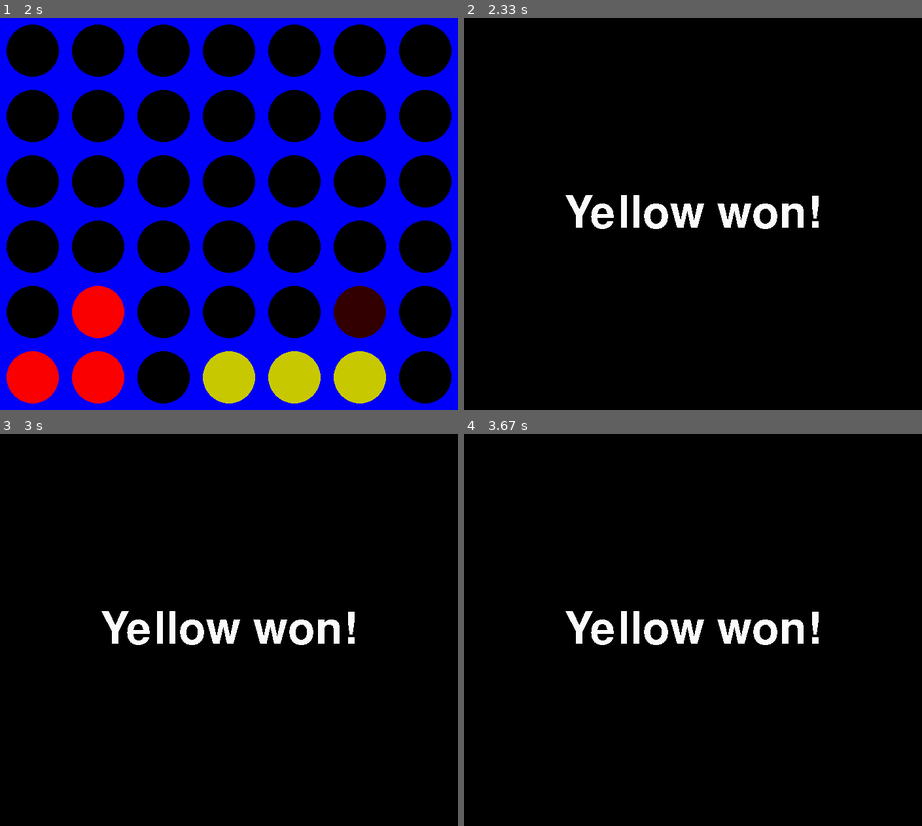
Above: before the commit, frames 1-4 (two rows, left to right).
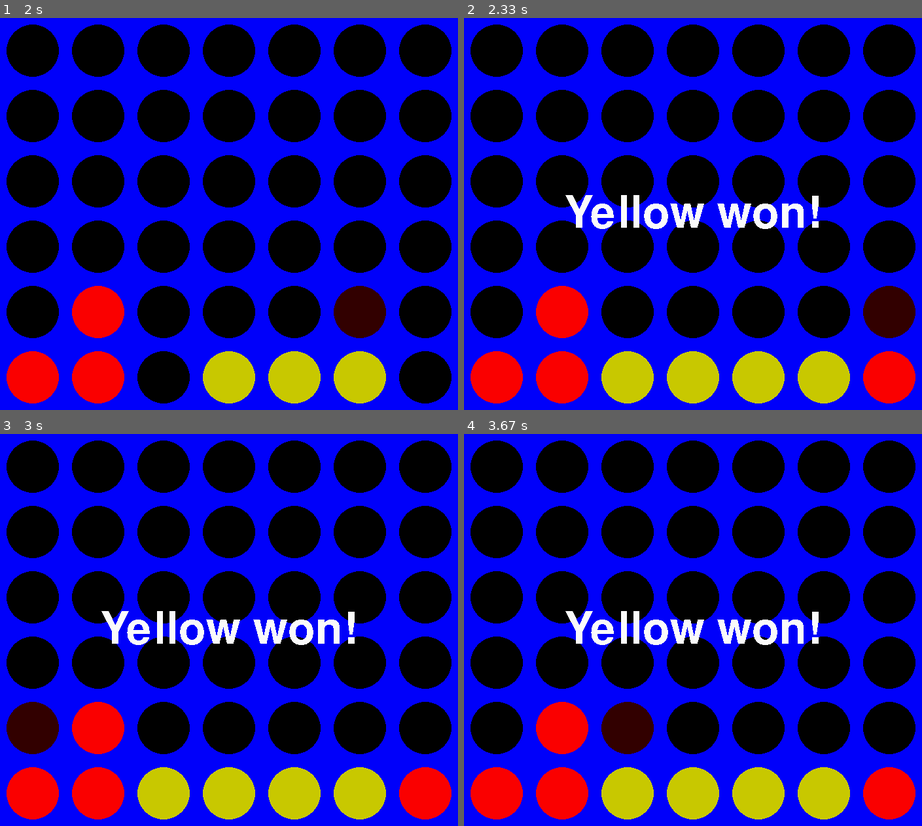
Above: after the commit, the same moments.

Repository: AtticusFinch2/Personal-stuff
Game: pygame game, started from ConnectFour/c4game.py
Same seed, same stepped clock (60 frames per second), same inputs: the game is played once before the commit and once after it.
Inputs (mouse positions are in pixels of both pictures, inside the frame that each line leads up to):
- Up to frame 1 (2 s): tap Space at 0.33, 0.73, 1.03 s; move the mouse to (87, 155) at 0.7 s; click (206, 315) at 1.22 s; click (403, 362) at 1.55 s; click (348, 178) at 1.88 s
- Up to frame 2 (2.33 s): tap Space at 2.23 s; click (857, 182) at 2.25 s
- Up to frame 3 (3 s): press the mouse at (348, 594) at 2.53 s; move the mouse to (233, 645) at 2.63 s; release the mouse at (119, 700) at 2.77 s; click (54, 739) at 2.88 s
- Up to frame 4 (3.67 s): click (729, 728) at 3.22 s; click (651, 669) at 3.55 s

Frame 1 is identical in both runs. In frame 2, 59% of the frame differs, in the area x 0-100%, y 0-100%; in frame 3, 59%; in frame 4, 59%.

Commit message:
c4 looking clean

Diff:
--- a/ConnectFour/c4game.py
+++ b/ConnectFour/c4game.py
@@ -77,7 +77,7 @@
         drawWinner(model)
         # flip() the display to put your work on screen
         pygame.display.flip()
-        if ticker >= 5 and model.player == 2: #increase to slow it down
+        if ticker >= 5 and model.player == 2:  # increase to slow it down
             ai_handler(model)
             ticker = 0
         else:
@@ -122,7 +122,7 @@
     1: pygame.Color(250, 0, 0),
     2: pygame.Color(200, 200, 0),
     3: pygame.Color(50, 0, 0),
-    4: pygame.Color(50,50,0)
+    4: pygame.Color(50, 50, 0),
 }
 
 
@@ -138,7 +138,7 @@
     move = c4logic.placeMoveFast(model.board, model.hoverSq[0])
     pygame.draw.circle(
         model.screen,
-        cfv[model.player+2],
+        cfv[model.player + 2],
         (
             (boxW * move[0] + (boxW / 2)),
             (boxW * move[1] + (boxW / 2)),
@@ -147,16 +147,16 @@
     )
 
 
-cfw = {1:"Red", 2:"Yellow"}  # color from winner
+cfw = {1: "Red", 2: "Yellow"}  # color from winner
+
+
 def drawWinner(model):
     winner = c4logic.wins(model.board)
     if winner > 0:
-        print(model.board)
+        # print(model.board)
         topLeft = (0, 0)
-        theCell = pygame.Rect(
-            topLeft, (model.screen.get_width(), model.screen.get_height())
-        )
-        pygame.draw.rect(model.screen, pygame.Color(0, 0, 0), theCell)
+        # theCell = pygame.Rect(topLeft, (model.screen.get_width(), model.screen.get_height()))
+        # pygame.draw.rect(model.screen, pygame.Color(0, 0, 0), theCell)
         text = fontsmall.render(
             f"{cfw[winner]} won!", False, pygame.Color(250, 250, 250)
         )
@@ -172,7 +172,9 @@
         model.board = move[2]
         end_time = time.time()
         model.taken = end_time - start_time
-        print(f"Ai's Move: Column moved = {move[1]}, Loss: {move[0]}, Time taken on this move:{model.taken}")
+        print(
+            f"Ai's Move: Column moved = {move[1]}, Loss: {move[0]}, Time taken on this move:{model.taken}"
+        )
         model.player = flip(model.player)
 
 
--- a/ConnectFour/c4logic.py
+++ b/ConnectFour/c4logic.py
@@ -3,14 +3,19 @@
 
 # we store a board as 7x6 numPy array and
 ex_board = np.array([[0, 0, 0, 1, 2, 1] for _ in range(6)])
-ex_board_empty = np.array([[0,0,0,0,0,0] for _ in range(6)])
-board_ex = np.array([[0, 0, 0, 0, 0, 0],
-                     [0, 0, 0, 0, 0, 2],
-                     [0, 0, 0, 0, 2, 2],
-                     [0, 0, 0, 0, 2, 1],
-                     [0, 0, 0, 0, 0, 1],
-                     [0, 0, 0, 0, 1, 2],
-                     [0, 0, 0, 1, 1, 1]])
+ex_board_empty = np.array([[0, 0, 0, 0, 0, 0] for _ in range(6)])
+board_ex = np.array(
+    [
+        [0, 0, 0, 0, 0, 0],
+        [0, 0, 0, 0, 0, 2],
+        [0, 0, 0, 0, 2, 2],
+        [0, 0, 0, 0, 2, 1],
+        [0, 0, 0, 0, 0, 1],
+        [0, 0, 0, 0, 1, 2],
+        [0, 0, 0, 1, 1, 1],
+    ]
+)
+
 
 def placeMove(board, colPlaced, player):
     if board[colPlaced][0] != 0:
@@ -23,6 +28,8 @@
         if i == board.shape[1] - 1:
             new_board[colPlaced][i] = player
     return new_board
+
+
 def placeMoveNonCopy(board, colPlaced, player):
     if board[colPlaced][0] != 0:
         return board
@@ -133,48 +140,62 @@
             return True
     return False
 
-switch = {1:2, 2:1, 0:0}
-
-
+
+switch = {1: 2, 2: 1, 0: 0}
 
 
 def static_value(board, player):
     ans = 0
     for col in range(board.shape[0]):  # check cols
-        for row in range(board.shape[1]-3):
-            a = [board[col, row], board[col, row + 1], board[col, row + 2], board[col, row + 3]]
-            p1 = a.count(player)
-            p2 = a.count(switch[player])
-            #ans += (-1*(p2>0 and p1==0)*(p2**6))
-            if p2>0 and p1==0: #if enemy row detected
-                ans -= p2**6
-            elif p2>0:
-                ans = ans
-            else:
-                ans += p1**6
-
-    for col in range(board.shape[0]-3):  # rows
+        for row in range(board.shape[1] - 3):
+            a = [
+                board[col, row],
+                board[col, row + 1],
+                board[col, row + 2],
+                board[col, row + 3],
+            ]
+            p1 = a.count(player)
+            p2 = a.count(switch[player])
+            # ans += (-1*(p2>0 and p1==0)*(p2**6))
+            if p2 > 0 and p1 == 0:  # if enemy row detected
+                ans -= p2**6
+            elif p2 > 0:
+                ans = ans
+            else:
+                ans += p1**6
+
+    for col in range(board.shape[0] - 3):  # rows
         for row in range(board.shape[1]):
-            a = [board[col, row], board[col + 1, row], board[col + 2, row], board[col + 3, row]]
-            p1 = a.count(player)
-            p2 = a.count(switch[player])
-            #ans += (-1 * (p2 > 0 and p1 == 0) * (p2 ** 6)) + ((not p2 > 0 and not p1 == 0) * (p1 ** 6))
-            if p2>0 and p1==0: #if enemy row detected
-                ans -= p2**6
-            elif p2>0:
+            a = [
+                board[col, row],
+                board[col + 1, row],
+                board[col + 2, row],
+                board[col + 3, row],
+            ]
+            p1 = a.count(player)
+            p2 = a.count(switch[player])
+            # ans += (-1 * (p2 > 0 and p1 == 0) * (p2 ** 6)) + ((not p2 > 0 and not p1 == 0) * (p1 ** 6))
+            if p2 > 0 and p1 == 0:  # if enemy row detected
+                ans -= p2**6
+            elif p2 > 0:
                 ans = ans
             else:
                 ans += p1**6
 
     for col in range(board.shape[0] - 3):  # diagonals (from top-left to bottom-right)
         for row in range(board.shape[1] - 3):
-            a = [board[col, row], board[col + 1, row + 1], board[col + 2, row + 2], board[col + 3, row + 3]]
-            p1 = a.count(player)
-            p2 = a.count(switch[player])
-            #ans += (-1 * (p2 > 0 and p1 == 0) * (p2 ** 6))
-            if p2>0 and p1==0: #if enemy row detected
-                ans -= p2**6
-            elif p2>0:
+            a = [
+                board[col, row],
+                board[col + 1, row + 1],
+                board[col + 2, row + 2],
+                board[col + 3, row + 3],
+            ]
+            p1 = a.count(player)
+            p2 = a.count(switch[player])
+            # ans += (-1 * (p2 > 0 and p1 == 0) * (p2 ** 6))
+            if p2 > 0 and p1 == 0:  # if enemy row detected
+                ans -= p2**6
+            elif p2 > 0:
                 ans = ans
             else:
                 ans += p1**6
@@ -182,19 +203,23 @@
         board.shape[0] - 3
     ):  # diagonals pt.2 electric boogaloo (from top-right to bottom-left)
         for row in range(3, board.shape[1]):
-            a = [board[col, row], board[col + 1, row - 1], board[col + 2, row - 2], board[col + 3, row - 3]]
-            p1 = a.count(player)
-            p2 = a.count(switch[player])
-            #ans += (-1 * (p2 > 0 and p1 == 0) * (p2 ** 6))
-            if p2>0 and p1==0: #if enemy row detected
-                ans -= p2**6
-            elif p2>0:
+            a = [
+                board[col, row],
+                board[col + 1, row - 1],
+                board[col + 2, row - 2],
+                board[col + 3, row - 3],
+            ]
+            p1 = a.count(player)
+            p2 = a.count(switch[player])
+            # ans += (-1 * (p2 > 0 and p1 == 0) * (p2 ** 6))
+            if p2 > 0 and p1 == 0:  # if enemy row detected
+                ans -= p2**6
+            elif p2 > 0:
                 ans = ans
             else:
                 ans += p1**6
 
     return ans
-
 
 
 MAX_INT = 2**30
@@ -206,46 +231,57 @@
     else:
         return 2
 
-adjust = {1:1, 2:-1, 0:0}
+
+adjust = {1: 1, 2: -1, 0: 0}
+WinnerInt = 1000000
+
+
 def minimax(node, depth, player):
     if depth == 0:
-        return static_value(node, player) #* adjust[player]
+        return static_value(node, player)  # * adjust[player]
     winner = wins(node)
     if winner != 0:
-        return MAX_INT * adjust[winner]
+        return WinnerInt * adjust[winner]
     value = MAX_INT * -1 * adjust[player]
-    children = [np.array(placeMove(node, col, player)) for col in range(node.shape[0]) if node[col][0] == 0]
+    children = [
+        np.array(placeMove(node, col, player))
+        for col in range(node.shape[0])
+        if node[col][0] == 0
+    ]
     for child in children:
         x = minimax(child, depth - 1, switch[player])
         value = min(value, x) if player == 2 else max(value, x)
-    return value #* adjust[player]
-
+    return value  # * adjust[player]
 
 
 def sortFirst(triple):
     return triple[0]
 
 
-def best_move(board, player, depth): #returns value of each move
+def best_move(board, player, depth):  # returns value of each move
     moves = []
     for move in range(7):
         placement = placeMoveFast(board, move)
         new_board = copy.deepcopy(board)
         new_board[placement[0]][placement[1]] = player
         if board[move][0] == 0:
-            moves.append((minimax(new_board,depth-1,switch[player]), move, new_board))
+            moves.append(
+                (minimax(new_board, depth - 1, switch[player]), move, new_board)
+            )
     moves.sort(key=sortFirst)
     return moves[0]
 
+
 import time
 
 starttime2 = time.time()
-if __name__ == '__main__':
+if __name__ == "__main__":
     import cProfile
-    with (cProfile.Profile() as pr):
+
+    with cProfile.Profile() as pr:
         pr.enable()
-        #for _ in range(2000):
-        print(best_move(board_ex,2,5))
+        # for _ in range(2000):
+        print(best_move(board_ex, 2, 5))
         pr.disable()
-        pr.print_stats(sort='tottime')
+        pr.print_stats(sort="tottime")
 endtime2 = time.time()
